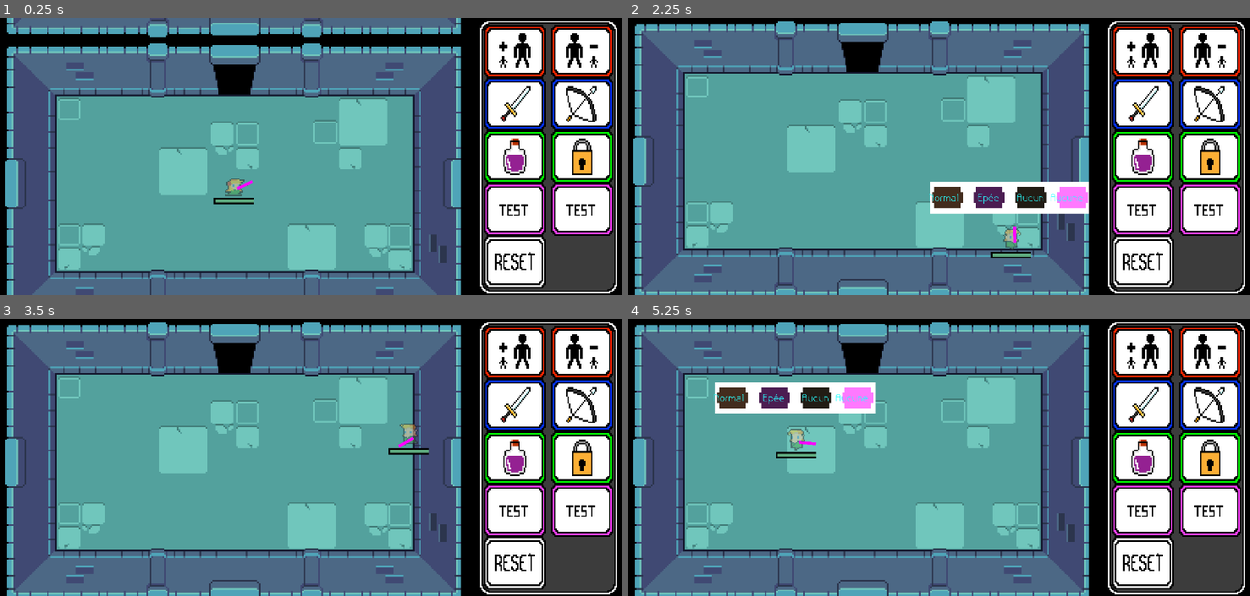
Above: before the commit, frames 1-4 (two rows, left to right).
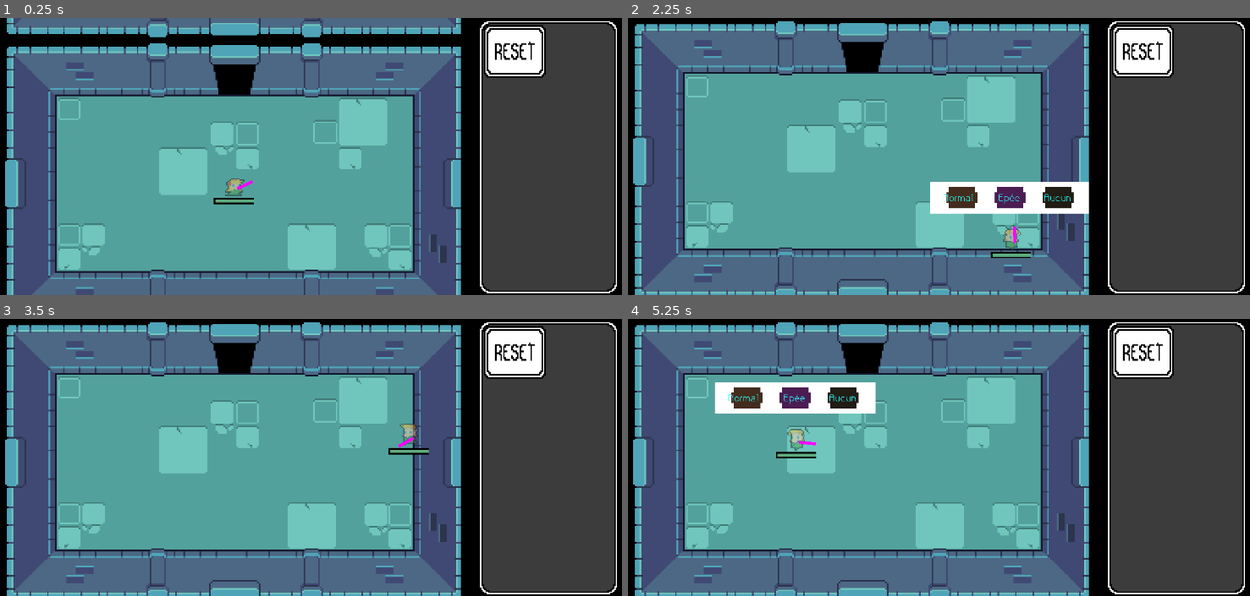
Above: after the commit, the same moments.

Repository: Lmorder2/Game-Jam---Max-Pierre-Arthur-Thomas
Game: Godot game, scene res://world.tscn
Same seed, same stepped clock (60 frames per second), same inputs: the game is played once before the commit and once after it.
Inputs (mouse positions are in pixels of both pictures, inside the frame that each line leads up to):
- Up to frame 1 (0.25 s): no input
- Up to frame 2 (2.25 s): move the mouse to (1094, 142) at 0.52 s; hold D (right) 0.53-1.28 s; tap , (deblock case test) at 0.6, 1.55 s; move the mouse to (808, 170) at 1.27 s; hold S (down) 1.28-2.03 s; click (808, 170) at 1.35 s; move the mouse to (1013, 95) at 2.02 s; hold D (right) from 2.03 s (still down); hold Alt (alt) from 2.03 s (still down)
- Up to frame 3 (3.5 s): tap , (deblock case test) at 2.3, 2.85 s; tap Enter at 2.75 s; move the mouse to (279, 512) at 2.77 s; release D (right) at 2.78 s; release Alt (alt) at 2.78 s; hold Up (up) from 2.78 s (still down)
- Up to frame 4 (5.25 s): move the mouse to (1150, 499) at 3.52 s; release Up (up) at 3.53 s; hold A (left) 3.53-5.03 s; tap , (deblock case test) at 3.6, 4.55 s; move the mouse to (739, 415) at 4.27 s; click (739, 415) at 4.35 s; move the mouse to (976, 457) at 5.02 s; hold S (down) from 5.03 s (still down); hold Alt (alt) from 5.03 s (still down)

The runs differ from the first frame. In frame 1, 15% of the frame differs, in the area x 77-99%, y 2-98%; in frame 2, 17%, in the area x 48-99%, y 2-98%; in frame 3, 15%; in frame 4, 17%.

Commit message:
reset box si mob kill. Suppr des cases armure. Fix de l'item récupérable avant l'ouverture du chest

Diff:
--- a/chest.gd
+++ b/chest.gd
@@ -19,7 +19,7 @@
 		$Item/DropChest.show()
 
 func _on_grow_body_entered(body: Node2D) -> void:
-	$Item/DropChest.visible = false
-	$Item/dropchest_collision.visible = false
-	Events.item_picked.emit(item_name)
-	print("le joueur reup l'item   " + str(item_name))
+	if is_open == true:
+		$Item.queue_free()
+		Events.item_picked.emit(item_name)
+		print("le joueur reup l'item   " + str(item_name))
--- a/collisions_player.gd
+++ b/collisions_player.gd
@@ -18,6 +18,7 @@
 					grandchild.set_deferred("disabled", false)
 
 func unlock_rooms():
+	Events.room_cleared.emit()
 	for child in get_children():
 		for grandchild in child.get_children():
 			if grandchild is CollisionShape2D:
--- a/events.gd
+++ b/events.gd
@@ -2,3 +2,4 @@
 
 signal room_entered(room)
 signal item_picked(item)
+signal room_cleared()
--- a/scenes/BoxMots.tscn
+++ b/scenes/BoxMots.tscn
@@ -1,14 +1,13 @@
-[gd_scene load_steps=7 format=3 uid="uid://631u8nj6fu44"]
+[gd_scene load_steps=6 format=3 uid="uid://631u8nj6fu44"]
 
 [ext_resource type="Script" uid="uid://cji20o27fxddu" path="res://scenes/color_rect_2.gd" id="1_huars"]
 [ext_resource type="PackedScene" uid="uid://b6roqvdffbw0i" path="res://scenes/case_hud.tscn" id="2_84gdq"]
 [ext_resource type="Texture2D" uid="uid://7gba347vb7vx" path="res://shadowSize.png" id="3_8lv8s"]
 [ext_resource type="Texture2D" uid="uid://bns7pf31px5wm" path="res://shadowWeapon.png" id="4_kaap1"]
 [ext_resource type="Texture2D" uid="uid://domqrlgpnd7t6" path="res://shadowEffect.png" id="5_wxcux"]
-[ext_resource type="Texture2D" uid="uid://q01t1fptwxob" path="res://shadowArmor.png" id="6_e11ea"]
 
 [node name="BoxMots" type="ColorRect"]
-offset_right = 100.0
+offset_right = 86.0
 offset_bottom = 20.0
 script = ExtResource("1_huars")
 
@@ -19,6 +18,7 @@
 anchor_bottom = 1.0
 grow_horizontal = 2
 grow_vertical = 2
+theme_override_constants/separation = 8
 
 [node name="Case1" parent="HBoxContainer" instance=ExtResource("2_84gdq")]
 custom_minimum_size = Vector2(22, 20)
@@ -67,23 +67,6 @@
 theme_override_font_sizes/font_size = 20
 text = "Aucun"
 
-[node name="Case4" parent="HBoxContainer" instance=ExtResource("2_84gdq")]
-custom_minimum_size = Vector2(22, 20)
-layout_mode = 2
-texture = ExtResource("6_e11ea")
-canDrop = true
-acceptedClass = 3
-
-[node name="Label" parent="HBoxContainer/Case4" index="0"]
-offset_left = 2.0
-offset_top = 6.0
-offset_right = 32.0
-offset_bottom = 8.0
-scale = Vector2(0.32821, 0.35804)
-theme_override_font_sizes/font_size = 20
-text = "Aucune"
-
 [editable path="HBoxContainer/Case1"]
 [editable path="HBoxContainer/Case2"]
 [editable path="HBoxContainer/Case3"]
-[editable path="HBoxContainer/Case4"]
--- a/scenes/case_1.gd
+++ b/scenes/case_1.gd
@@ -19,7 +19,7 @@
 func _ready():
 	if(canDrop):
 		effect_manager = $"../..".effect_manager
-
+	Events.room_cleared.connect(reset_case)
 func _get_drag_data(position):
 
 	# Get the text from the Label node in the scene
@@ -68,6 +68,10 @@
 	_drop_data(Vector2.ZERO, obj)
 
 func _drop_data(_pos, data):
+
+	if !canDrop:
+		return
+
 	if data["text"] != "Reset":
 		$Label.text=data["text"]
 		print(data["text"])
--- a/scenes/effect_manager.gd
+++ b/scenes/effect_manager.gd
@@ -82,7 +82,7 @@
 		#+ size sprite and collision
 		reset_size_word()
 		sprite.scale += scaleEffect
-		collisionPolygon.scale += scaleEffect
+		#collisionPolygon.scale += scaleEffect
 		bow.scale += scaleEffect
 		sword.scale += scaleEffect
 		$"..".acceleration_ratio = 0.5
--- a/scenes/grid_container.gd
+++ b/scenes/grid_container.gd
@@ -2,19 +2,22 @@
 
 func _ready() -> void:
 	Events.item_picked.connect(item_picked)
-	#$Case1.hide()
-	#$Case2.hide()
-	#$Case3.hide()
-	#$Case4.hide()
-	#$Case5.hide()
-	#$Case6.hide()
-	#$Case7.hide()
-	#$Case8.hide()
-	#$Case9.show()
+	$Case1.hide()
+	$Case2.hide()
+	$Case3.hide()
+	$Case4.hide()
+	$Case5.hide()
+	$Case6.hide()
+	$Case9.show()
 
-func _process(delta: float) -> void:
-	if(Input.is_action_just_pressed("deblock case test")):
-		$Case4.show()
+#func _process(delta: float) -> void:
+	#if(Input.is_action_just_pressed("deblock case test")):
+		#$Case4.show()
 
 func item_picked(item):
-	print("picked up item " + item)
+	if item == "Sword":
+		$Case3.show()
+	elif item == "Bow":
+		$Case4.show()
+	elif item == "Shrink":
+		$Case2.show()
--- a/scenes/hud.tscn
+++ b/scenes/hud.tscn
@@ -10,7 +10,6 @@
 [ext_resource type="Texture2D" uid="uid://dl7qm3ml6v6q3" path="res://word_bow.png" id="5_mphia"]
 [ext_resource type="Texture2D" uid="uid://c8gv40h7im2u1" path="res://word_poison.png" id="6_hd3ao"]
 [ext_resource type="Texture2D" uid="uid://rtnjukfuvj5g" path="res://word_slow.png" id="7_0i1j5"]
-[ext_resource type="Texture2D" uid="uid://cqjdxma4gjhn8" path="res://word_test.png" id="8_hd3ao"]
 [ext_resource type="Texture2D" uid="uid://d4hmoewttygof" path="res://word_reset.png" id="11_0m4u7"]
 
 [node name="Control" type="CanvasLayer"]
@@ -54,7 +53,7 @@
 grow_horizontal = 2
 grow_vertical = 2
 scale = Vector2(1, 1.046)
-theme_override_constants/v_separation = 0
+theme_override_constants/v_separation = 12
 columns = 2
 script = ExtResource("3_0m4u7")
 
@@ -70,6 +69,16 @@
 theme_override_colors/font_color = Color(0, 0, 0, 0)
 text = "Grand"
 
+[node name="Case1Lock" type="TextureRect" parent="TextureRect/GridContainer/Case1"]
+visible = false
+modulate = Color(0.427493, 0.427493, 0.427493, 1)
+layout_mode = 0
+offset_left = -0.491279
+offset_top = -0.469625
+offset_right = 44.5087
+offset_bottom = 36.5304
+texture = ExtResource("2_5pdws")
+
 [node name="Case2" parent="TextureRect/GridContainer" instance=ExtResource("1_5ysmq")]
 custom_minimum_size = Vector2(45, 37)
 layout_mode = 2
@@ -82,6 +91,14 @@
 theme_override_colors/font_color = Color(0.156863, 1, 1, 0)
 text = "Petit"
 
+[node name="Case2Lock" type="TextureRect" parent="TextureRect/GridContainer/Case2"]
+visible = false
+modulate = Color(0.427451, 0.427451, 0.427451, 1)
+layout_mode = 0
+offset_right = 45.0
+offset_bottom = 37.0
+texture = ExtResource("3_hd3ao")
+
 [node name="Case3" parent="TextureRect/GridContainer" instance=ExtResource("1_5ysmq")]
 custom_minimum_size = Vector2(45, 37)
 layout_mode = 2
@@ -93,6 +110,14 @@
 theme_override_colors/font_color = Color(0.156863, 1, 1, 0)
 text = "Epée"
 
+[node name="Case3Lock" type="TextureRect" parent="TextureRect/GridContainer/Case3"]
+visible = false
+modulate = Color(0.427451, 0.427451, 0.427451, 1)
+layout_mode = 0
+offset_right = 45.0
+offset_bottom = 37.0
+texture = ExtResource("4_0i1j5")
+
 [node name="Case4" parent="TextureRect/GridContainer" instance=ExtResource("1_5ysmq")]
 custom_minimum_size = Vector2(45, 37)
 layout_mode = 2
@@ -103,6 +128,11 @@
 offset_bottom = 0.0
 theme_override_colors/font_color = Color(0.156863, 1, 1, 0)
 text = "Arc"
+
+[node name="TextureRect" type="TextureRect" parent="TextureRect/GridContainer/Case4"]
+layout_mode = 0
+offset_right = 40.0
+offset_bottom = 40.0
 
 [node name="Case5" parent="TextureRect/GridContainer" instance=ExtResource("1_5ysmq")]
 custom_minimum_size = Vector2(45, 37)
@@ -128,30 +158,6 @@
 theme_override_colors/font_color = Color(0.156863, 1, 1, 0)
 text = "Immobile"
 
-[node name="Case7" parent="TextureRect/GridContainer" instance=ExtResource("1_5ysmq")]
-custom_minimum_size = Vector2(45, 37)
-layout_mode = 2
-texture = ExtResource("8_hd3ao")
-acceptedClass = 3
-
-[node name="Label" parent="TextureRect/GridContainer/Case7" index="0"]
-offset_top = 0.0
-offset_bottom = 0.0
-theme_override_colors/font_color = Color(0.156863, 1, 1, 0)
-text = "Armr1"
-
-[node name="Case8" parent="TextureRect/GridContainer" instance=ExtResource("1_5ysmq")]
-custom_minimum_size = Vector2(45, 37)
-layout_mode = 2
-texture = ExtResource("8_hd3ao")
-acceptedClass = 3
-
-[node name="Label" parent="TextureRect/GridContainer/Case8" index="0"]
-offset_top = 0.0
-offset_bottom = 0.0
-theme_override_colors/font_color = Color(0.156863, 1, 1, 0)
-text = "Armr2"
-
 [node name="Case9" parent="TextureRect/GridContainer" instance=ExtResource("1_5ysmq")]
 custom_minimum_size = Vector2(45, 37)
 layout_mode = 2
@@ -172,6 +178,4 @@
 [editable path="TextureRect/GridContainer/Case4"]
 [editable path="TextureRect/GridContainer/Case5"]
 [editable path="TextureRect/GridContainer/Case6"]
-[editable path="TextureRect/GridContainer/Case7"]
-[editable path="TextureRect/GridContainer/Case8"]
 [editable path="TextureRect/GridContainer/Case9"]
Not shown: 1 places in room_all.tscn that only renumber resources
Not shown: 1 places in scenes/hud.tscn that only renumber resources
Not shown, added: world.tscn10448149212.tmp
